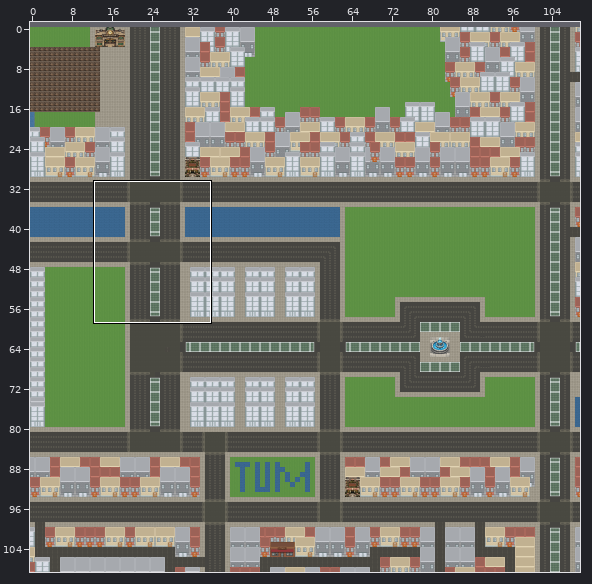
Tiled map, stored at assets/Assets_Map/generated-survival-level-0.tmx. Above: a wide view before the commit, with the close-up outlined.
Close-up. First the earlier version:
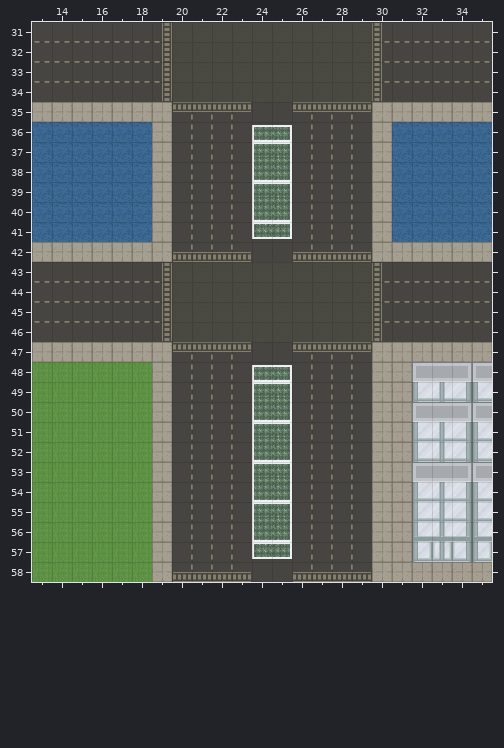
Cells are 32x32 px. Shown: x 13..35, y 31..58. The commit also changed other parts of the map, which this record leaves out.
After:
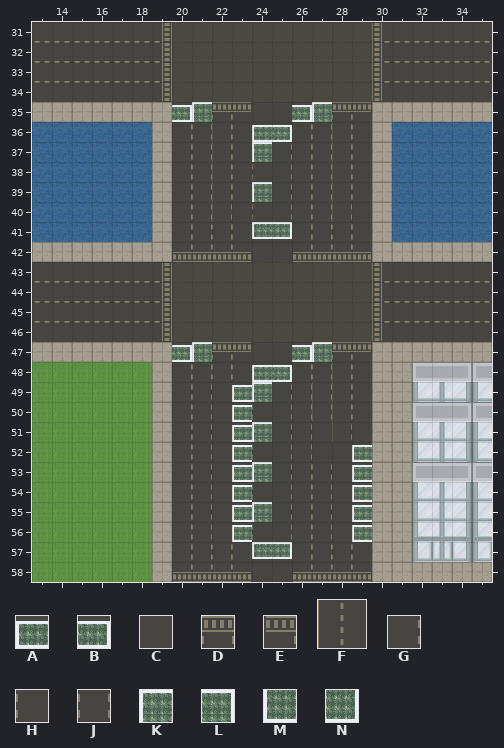
Key: from "32Concrete+grass": A 2, B 3; from "CORNER_64": C 1; from "CROSS_64_LATERAL": D 1; from "Crossing_64": E 0; from "Crossing_64_LATERAL": F 0; from "ROAD_64": G 0, H 1; from "SEPARATED_ONCE_64_LATERAL": J 0; from "grass": K 0, L 1, M 2, N 3.
_ is an empty cell.
From old to new:
{"where": "layer \"Tile Layer 1\""}
{"y":35,"x":20,"old":"ED","new":"BK"}
{"y":35,"x":26,"old":"ED","new":"BK"}
{"y":37,"x":22,"old":"J","new":"F"}
{"y":37,"x":25,"old":"L","new":"G"}
{"y":37,"x":28,"old":"J","new":"F"}
{"y":38,"x":22,"old":"J","new":"F"}
{"y":38,"x":24,"old":"MN","new":"HG"}
{"y":38,"x":28,"old":"J","new":"F"}
{"y":39,"x":22,"old":"J","new":"F"}
{"y":39,"x":25,"old":"L","new":"G"}
{"y":39,"x":28,"old":"J","new":"F"}
{"y":40,"x":22,"old":"JHMN","new":"FCHG"}
{"y":40,"x":28,"old":"JH","new":"FC"}
{"y":47,"x":20,"old":"ED","new":"BK"}
{"y":47,"x":26,"old":"ED","new":"BK"}
{"y":49,"x":22,"old":"JH","new":"CA"}
{"y":49,"x":25,"old":"L","new":"G"}
{"y":49,"x":28,"old":"J","new":"F"}
{"y":50,"x":22,"old":"JHMN","new":"CAHG"}
{"y":50,"x":27,"old":"JJ","new":"FF"}
{"y":51,"x":22,"old":"JH","new":"CA"}
{"y":51,"x":25,"old":"L","new":"G"}
{"y":51,"x":27,"old":"JJH","new":"CFC"}
{"y":52,"x":22,"old":"JHMN","new":"CAHG"}
{"y":52,"x":27,"old":"JJH","new":"CCA"}
{"y":53,"x":22,"old":"JH","new":"CA"}
{"y":53,"x":25,"old":"L","new":"G"}
{"y":53,"x":28,"old":"JH","new":"CA"}
{"y":54,"x":22,"old":"JHMN","new":"CAHG"}
{"y":54,"x":28,"old":"JH","new":"CA"}
{"y":55,"x":22,"old":"JH","new":"CA"}
{"y":55,"x":25,"old":"L","new":"G"}
{"y":55,"x":28,"old":"JH","new":"CA"}
{"y":56,"x":22,"old":"JHMN","new":"CAHG"}
{"y":56,"x":28,"old":"JH","new":"CA"}
{"label":"changed","picture_box":[172,102,292,222]}
{"label":"changed","picture_box":[292,102,353,222]}
{"label":"changed","picture_box":[172,342,212,362]}
{"label":"changed","picture_box":[292,342,372,542]}
{"label":"changed","picture_box":[212,382,292,542]}
